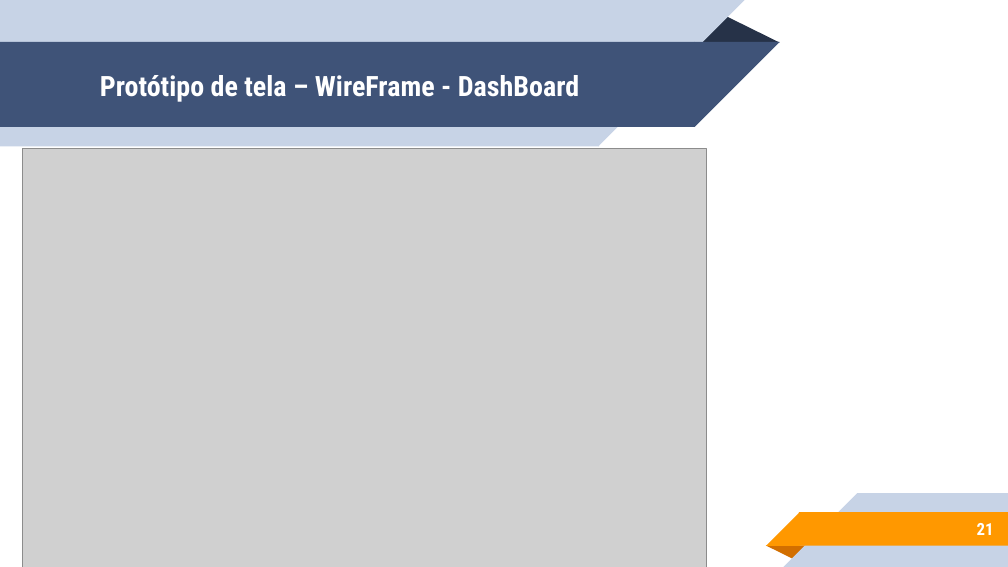
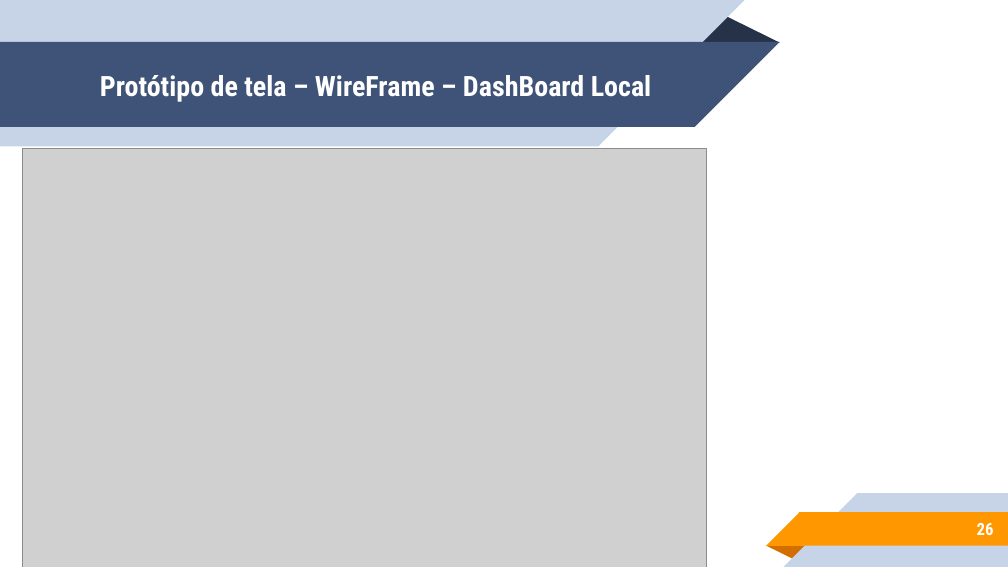
Before and after one commit to sergioetrindade/GRUPO-10-2ADSA, a slide deck: slide 26 of Documentação/ppts/Apresentação.pptx (slide 21 before the commit). Drawn at 1008x567 pixels with LibreOffice and Linux fonts; fonts in the diff are those of the drawing; grey boxes stand for pictures. Boxes give left, top, right and bottom in pixels: in the first picture for what was removed or moved away, otherwise in the second. Text is boxed around its words. In the diff, an @@ line names an element or a change of style, - is before the commit and + after.

```diff
--- a/Documentação/ppts/Apresentação.pptx
+++ b/Documentação/ppts/Apresentação.pptx
@@ title at bbox=[100, 75, 651, 102]: text changed @@
-Protótipo de tela – WireFrame - DashBoard
+Protótipo de tela – WireFrame – DashBoard Local
@@ page number at bbox=[977, 523, 994, 535]: text changed @@
-21
+26
```
Also in this commit, not shown: 2 other slides changed, 3 slides added.
